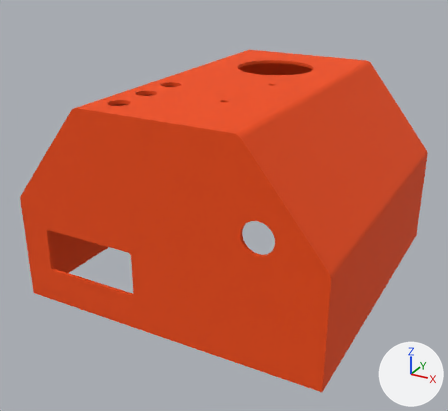
The COLLADA model src/armdroid1_description/meshes/visual/base.dae: old version first, new version second.
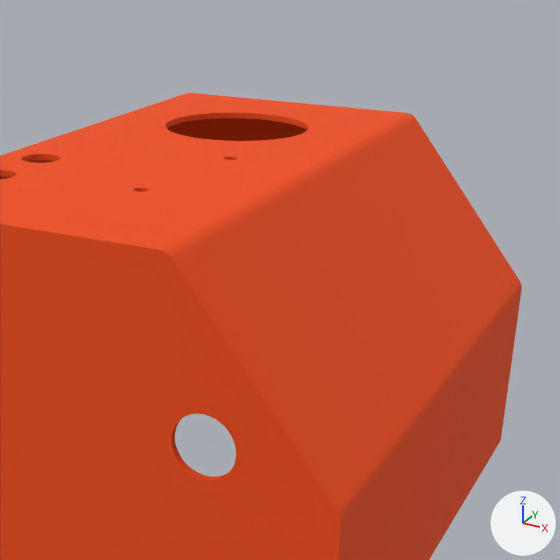
Each version is shown whole from a camera (50 mm lens) standing at (0.152, -0.386, 0.189) and looking at (-0.004, -0.103, 0.047), then close up on the part from 33% to 100% of the width and 0% to 73% of the height. Arrows for +X, +Y and +Z are at lower right; the lights stay in place. Where no turn or scale is listed for an object, it has been applied to the vertices.

In view in the first close-up: 'Base'.
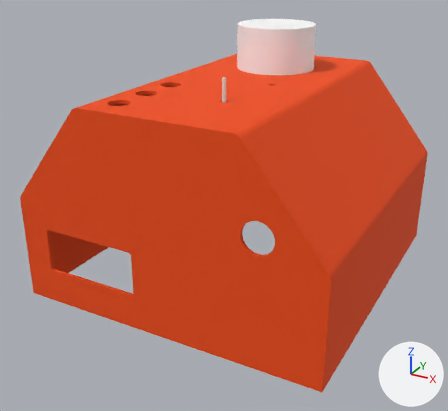
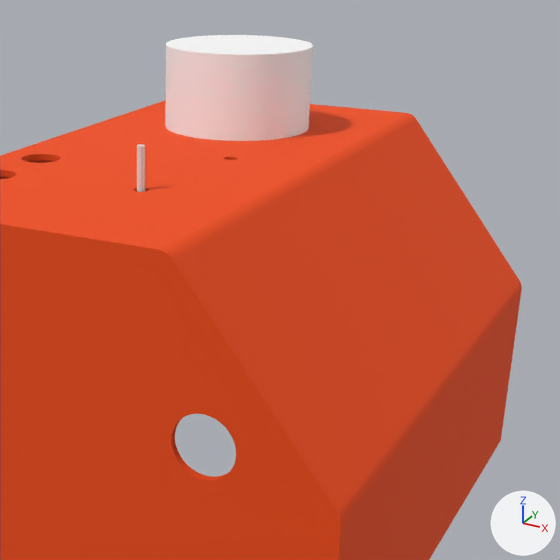
Where the change shows, as pixel boxes (x1, y1, x2, y2) in the close-ups (560 x 560 px):
'Base', recoloured
    both: (133, 93, 357, 195)
'Part 2', added
    after: (165, 35, 313, 141)
'motor shaft', added
    after: (137, 144, 145, 192)

The change, as a list of edits to the scene's bpy script:
```text
Change mat_id11:
    mat_id11.base_color: (0.905, 0.0723, 0.00182) -> (0.791, 0.791, 0.791)  # orange #f44c06 -> white #e6e6e6
Add mat_id20:
    mat_id20 = principled_material('ID20')
    mat_id20.base_color = (0.905, 0.0723, 0.00182)  # orange #f44c06
    mat_id20.roughness = 0.9
Add mat_id36:
    mat_id36 = principled_material('ID36')
    mat_id36.base_color = (1.0, 1.0, 1.0)  # white #ffffff
    mat_id36.roughness = 0.9
Change me_base:
    where me_base.from_pydata(...)  # 1352 vertices, 2736 faces; spans x -0.085..0.085, y 0.0..0.176, z 0.005..0.116
    remove me_base.materials.append(mat_id11)  # orange #f44c06
    add me_base.materials.append(mat_id20)  # orange #f44c06
Add me_part_2:
    me_part_2.from_pydata(...)  # a 142-sided cylinder along z spanning x -0.0225..0.0225, y -0.151..-0.106, z -0.141..-0.114
    me_part_2.materials.append(mat_id36)  # white #ffffff
Add me_motor_shaft:
    me_motor_shaft.from_pydata(...)  # 136 vertices, 268 faces; spans x -0.001..0.001, y -0.001..0.001, z -0.034..0.013
    me_motor_shaft.materials.append(mat_id11)  # white #e6e6e6
Add ob_part_2:
    ob_part_2 = bpy.data.objects.new('Part 2', me_part_2)
    ob_part_2.location = (0.0, 0.081, 0.255)
Add ob_motor_shaft:
    ob_motor_shaft = bpy.data.objects.new('motor shaft', me_motor_shaft)
    ob_motor_shaft.location = (0.0125, -0.133, 0.1142)
```
